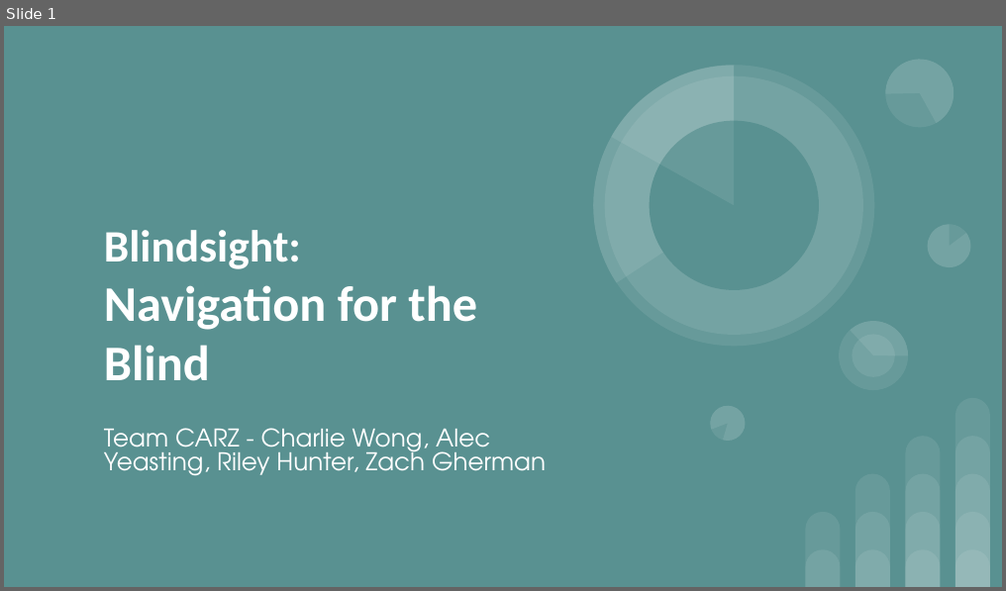
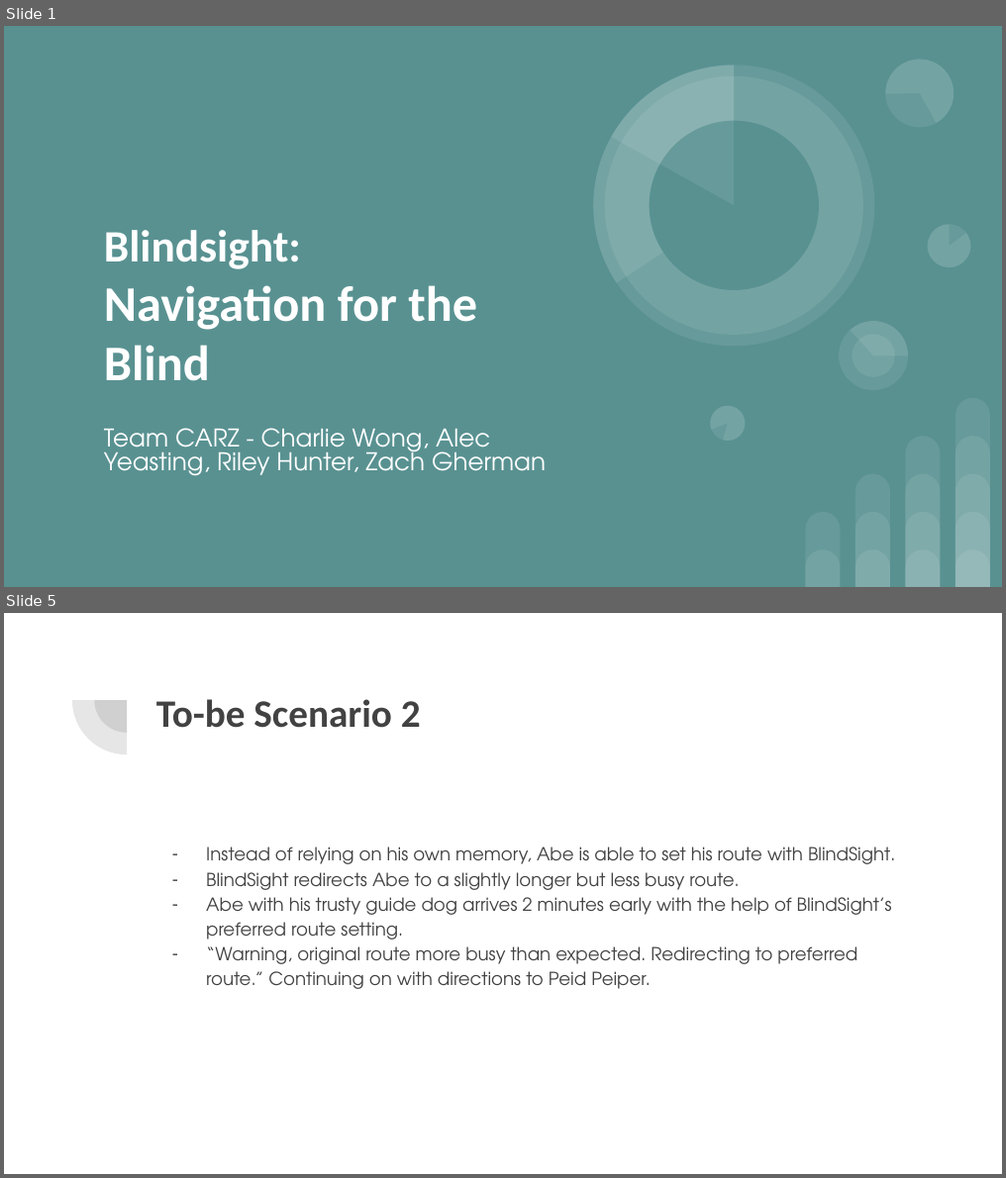
Before and after one commit to awyeasting/BlindSight, a slide deck: Documents/October Presentation.pptx. Shown one above the other, each under a label of ours: slide 1 before the commit, slides 1 and 5 after it; the slides between them are not shown. The pictures are 1006x591 and 1006x1178 pixels, drawn with LibreOffice and Linux fonts; fonts in the diff are those of the drawing. Boxes give left, top, right and bottom in pixels: in the first picture for what was removed or moved away, otherwise in the second. Text is boxed around its words. In the diff, an @@ line names an element or a change of style, - is before the commit and + after.

```diff
--- a/Documents/October Presentation.pptx
+++ b/Documents/October Presentation.pptx
@@ slide 5 added at [4,613,1002,1174], background #FFFFFF @@
@@ pie slice (boxed as its full ellipse) added at [72,646,180,755], fill #424242 at 13% opacity @@
@@ pie slice (boxed as its full ellipse) added at [95,667,159,733], fill #424242 at 13% opacity @@
@@ title added at [156,699,421,728], 28 pt, text #424242, bold @@
+To-be Scenario 2
@@ text added at [206,847,895,989], 13 pt, text #424242 @@
+– Instead of relying on his own memory, Abe is able to set his route with BlindSight.
+– BlindSight redirects Abe to a slightly longer but less busy route.
+– Abe with his trusty guide dog arrives 2 minutes early with the help of BlindSight’s preferred route setting.
+– “Warning, original route more busy than expected. Redirecting to preferred route.” Continuing on with directions to Peid Peiper.
```
Also in this commit, not shown: 16 other slides added.
